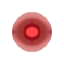
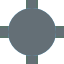
Before/after of a 64×64 layered artwork. What changed in the layer stack:
hid "Alarm" over [0, 0, 64, 64]
showed "Blue Circle" over [0, 1, 60, 64]
showed "Connector 3" over [0, 0, 64, 64]
showed "Connector 2" over [0, 0, 64, 64]
showed "Connector 1" over [0, 0, 64, 64]
showed "Connector 0" over [0, 0, 64, 64]
